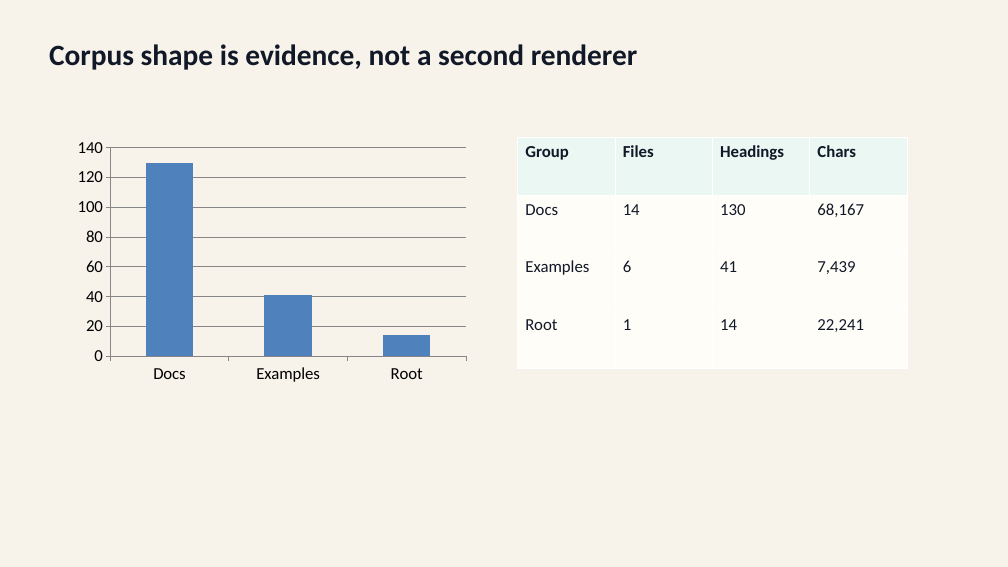
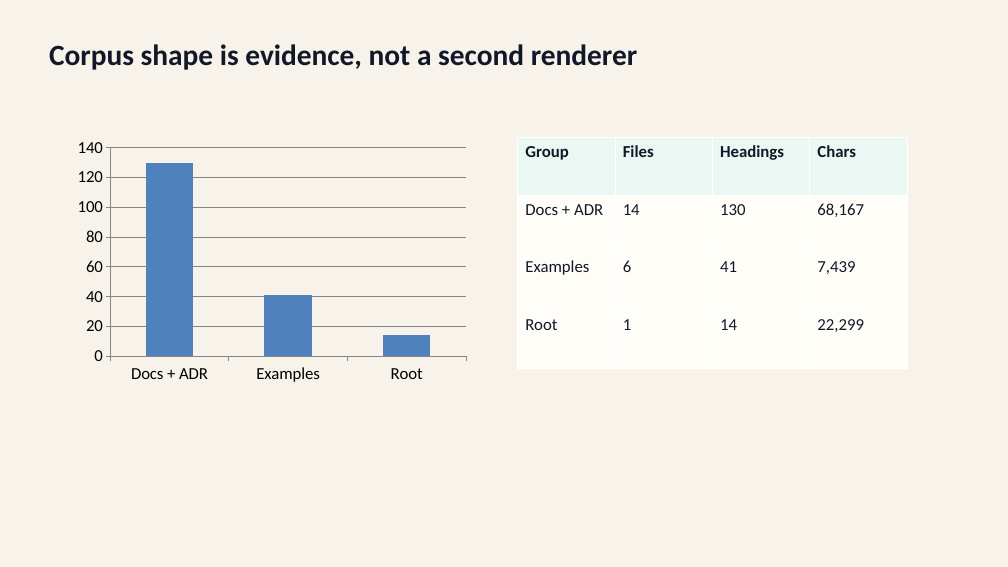
Before and after one commit to ch040602/mdpr-skill, a slide deck: slide 8 of artifacts/mdpr-vs-skill/mdpr-skill-from-actual-md-run.pptx. Drawn at 1008x567 pixels with LibreOffice and Linux fonts; fonts in the diff are those of the drawing. Boxes give left, top, right and bottom in pixels: in the first picture for what was removed or moved away, otherwise in the second. Text is boxed around its words. In the diff, an @@ line names an element or a change of style, - is before the commit and + after.

```diff
--- a/artifacts/mdpr-vs-skill/mdpr-skill-from-actual-md-run.pptx
+++ b/artifacts/mdpr-vs-skill/mdpr-skill-from-actual-md-run.pptx
@@ column chart at bbox=[70, 132, 474, 389] @@
-categories: Docs, Examples, Root
+categories: Docs + ADR, Examples, Root
@@ table at bbox=[518, 138, 908, 368] @@
-row 2, column 1: Docs
+row 2, column 1: Docs + ADR
-row 4, column 4: 22,241
+row 4, column 4: 22,299
```
Also in this commit, not shown: 2 other slides changed, 46 other files.
